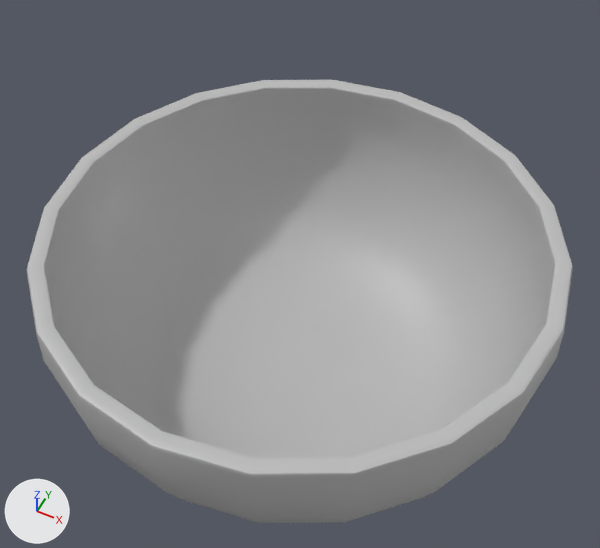
One commit to the FBX model meditationgame/ArtAssets/Andrew Hirl/Meshes/SM_SingingBowl_Place_Holder.fbx: the scene before it, then after it.
Both versions are drawn from a 50 mm camera at (-1.923, 0.521, 0.319) aimed at (-2.025, 0.727, 0.062). The lights are fixed; the arrows at lower left show +X, +Y and +Z. The picture after the commit comes second. Where no turn or scale is listed for an object, it has been applied to the vertices.

Before the edit, the objects in view are built like this:
```python
me_mesh = bpy.data.meshes.new('Mesh')
me_mesh.from_pydata(...)  # 482 vertices, 500 faces; spans x -0.104..0.104, y -0.104..0.104, z 0.0..0.09
me_mesh.materials.append(mat_lambert1)  # grey #bcbcbc
ob_singing_bowl = bpy.data.objects.new('Singing_bowl', me_mesh)
ob_singing_bowl.location = (-2.0234, 0.7224, 0.0)
```
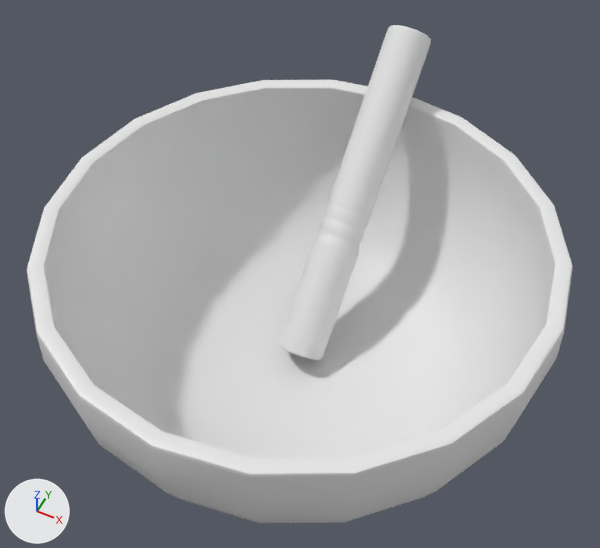
The newer file is also turned or shifted as a whole; pictures and numbers use the older file's frame.

Pixel boxes [x1, y1, x2, y2] of what changed, in the pictures (600 x 548 px):
'Singing_bowl', recoloured (grey to white)
    both: [26, 80, 573, 523]
'Singing_Bowl_Stick', added
    after: [279, 25, 431, 360]

The change, as a list of edits to the scene's bpy script:
```text
Add mat_openpbr_shader1:
    mat_openpbr_shader1 = principled_material('openPBR_shader1')
    mat_openpbr_shader1.base_color = (0.8, 0.8, 0.8)  # white #e7e7e7
Change me_mesh:
    where me_mesh.from_pydata(...)  # 482 vertices, 500 faces; spans x -0.104..0.104, y -0.104..0.104, z 0.0..0.09
    remove me_mesh.materials.append(mat_lambert1)  # grey #bcbcbc
    add me_mesh.materials.append(mat_openpbr_shader1)  # white #e7e7e7
Add me_mesh_001:
    me_mesh_001.from_pydata(...)  # 442 vertices, 460 faces; spans x -0.0105..0.0105, y -0.0066..0.1148, z -0.0069..0.1102
    me_mesh_001.materials.append(mat_openpbr_shader1)  # white #e7e7e7
Add ob_singing_bowl_stick:
    ob_singing_bowl_stick = bpy.data.objects.new('Singing_Bowl_Stick', me_mesh_001)
    ob_singing_bowl_stick.location = (-2.0234, 0.7224, 0.0136)
```
